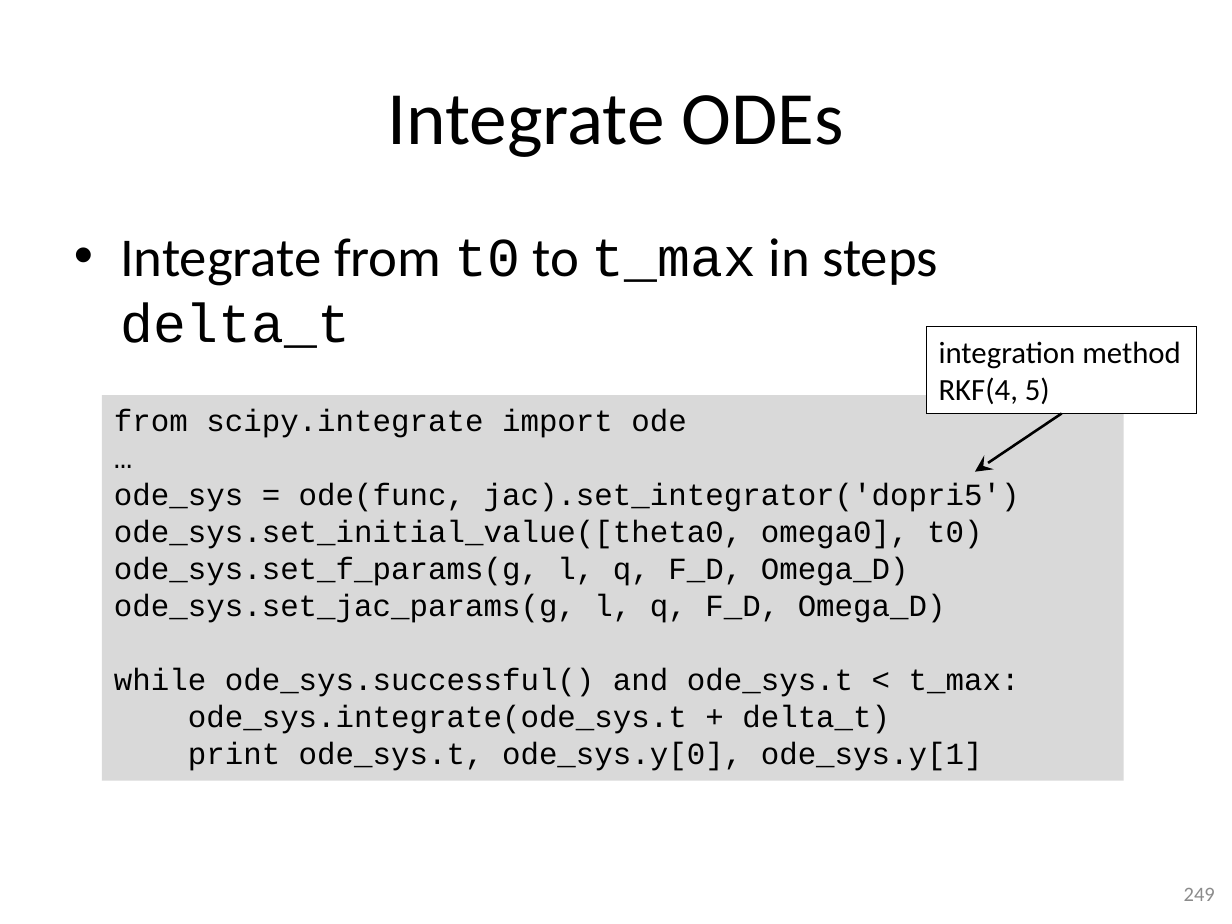
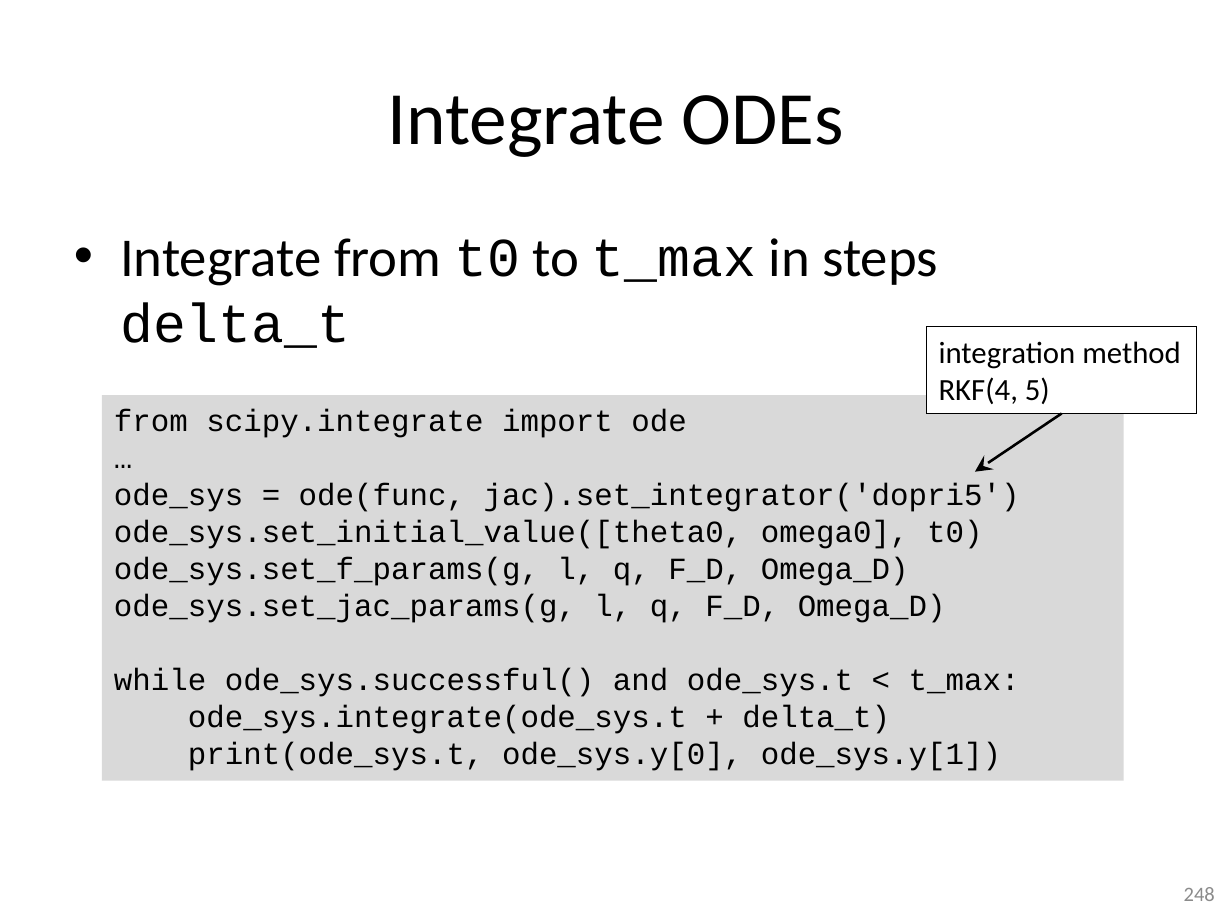
Before and after one commit to gjbex/training-material, a slide deck: slide 248 of Python/python-intro.pptx (slide 249 before the commit). Drawn at 1232x924 pixels with LibreOffice and Linux fonts; fonts in the diff are those of the drawing. Boxes give left, top, right and bottom in pixels: in the first picture for what was removed or moved away, otherwise in the second. Text is boxed around its words. In the diff, an @@ line names an element or a change of style, - is before the commit and + after.

```diff
--- a/Python/python-intro.pptx
+++ b/Python/python-intro.pptx
@@ text in rectangle at (x1=188, y1=742, x2=1001, y2=771): text changed @@
-print ode_sys.t, ode_sys.y[0], ode_sys.y[1]
+print(ode_sys.t, ode_sys.y[0], ode_sys.y[1])
@@ page number at (x1=1184, y1=887, x2=1215, y2=901): text changed @@
-249
+248
```
Also in this commit, not shown: 31 other slides changed, 3 slides added, 1 slide removed.
